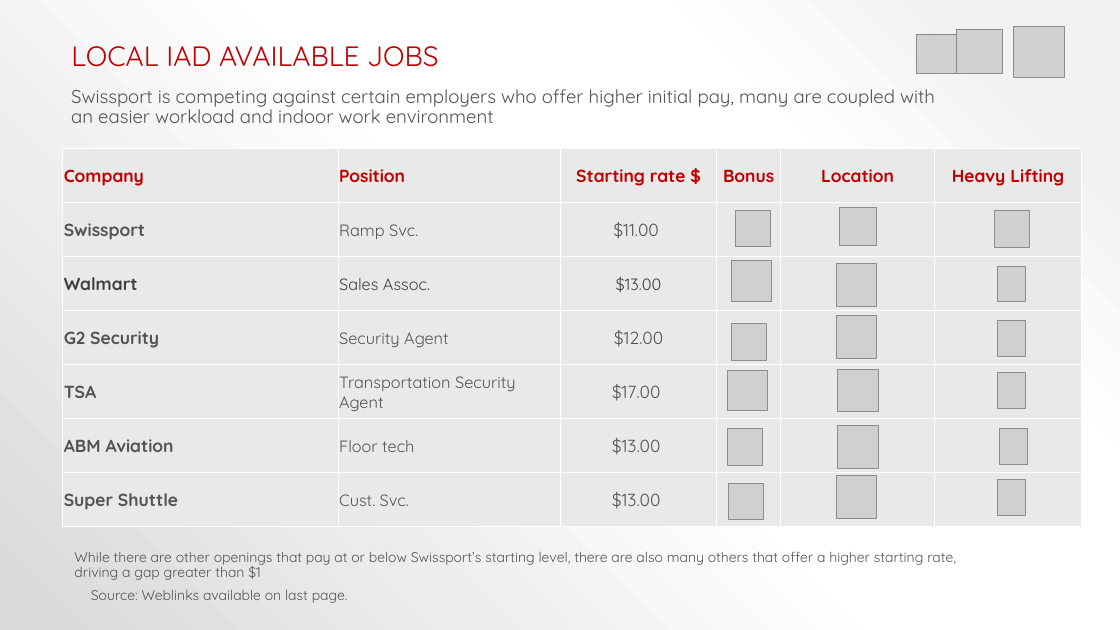
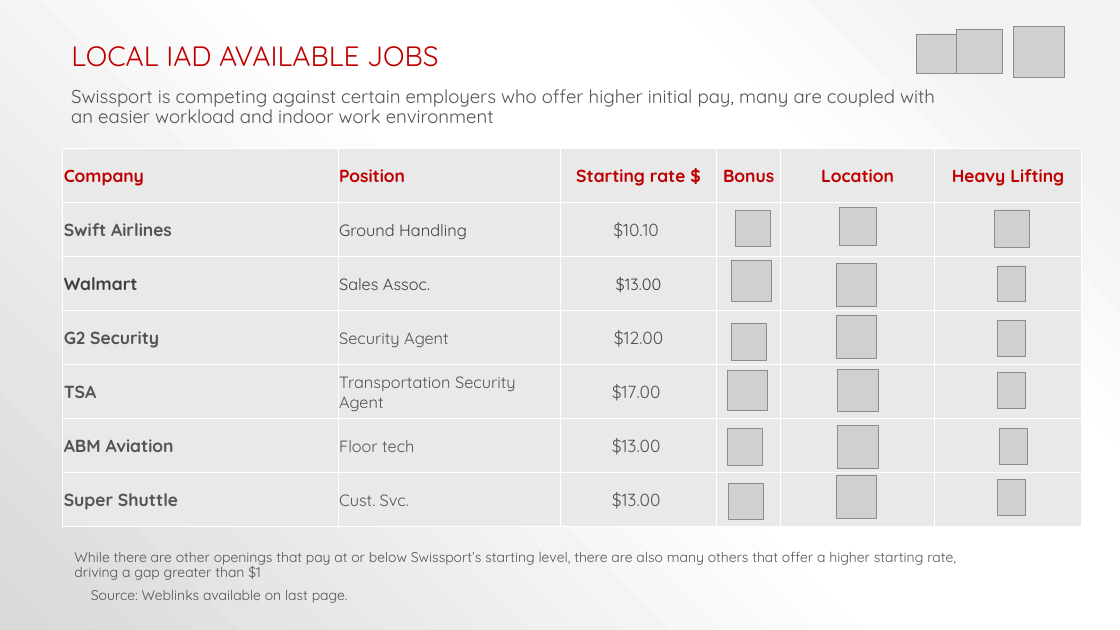
Before and after one commit to kirundar/KM-Airlines, a slide deck: slide 12 of Turnover Analysis IAD.pptx (slide 19 before the commit). Drawn at 1120x630 pixels with LibreOffice and Linux fonts; fonts in the diff are those of the drawing; grey boxes stand for pictures. Boxes give left, top, right and bottom in pixels: in the first picture for what was removed or moved away, otherwise in the second. Text is boxed around its words. In the diff, an @@ line names an element or a change of style, - is before the commit and + after.

```diff
--- a/Turnover Analysis IAD.pptx
+++ b/Turnover Analysis IAD.pptx
@@ table at (x1=63, y1=149, x2=1083, y2=527) @@
-row 2: Swissport | Ramp Svc. | $11.00 |  |  | 
+row 2: Swift Airlines | Ground Handling | $10.10 |  |  | 
```
Also in this commit, not shown: 9 other slides changed, 7 slides added, 17 slides removed, 14 other files.
